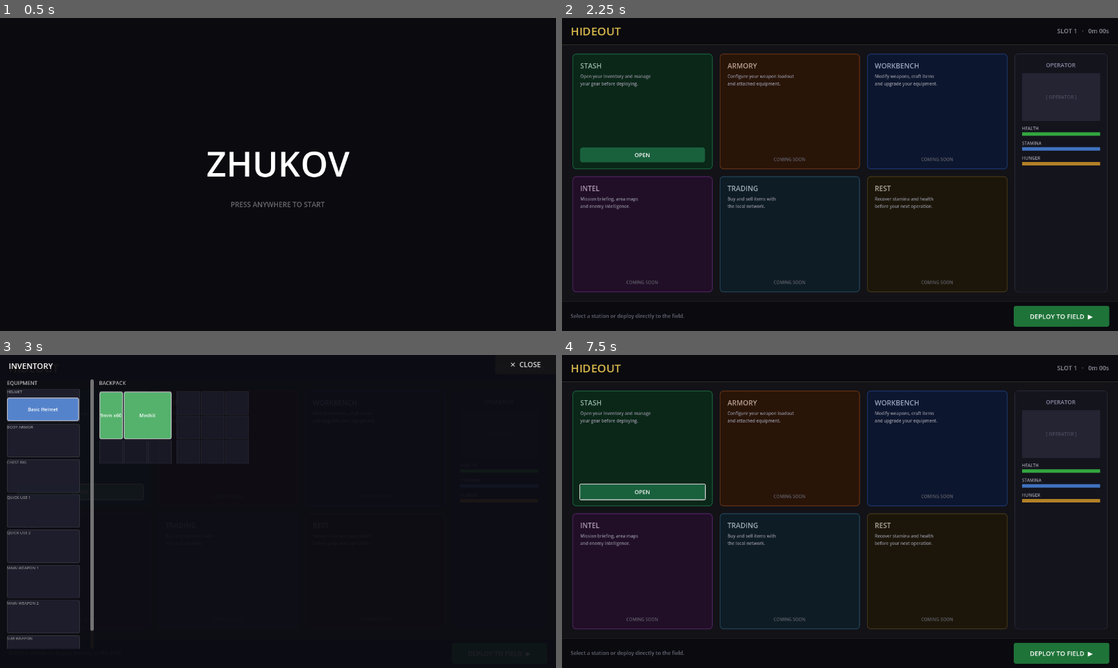
Above: before the commit, frames 1-4 (two rows, left to right).
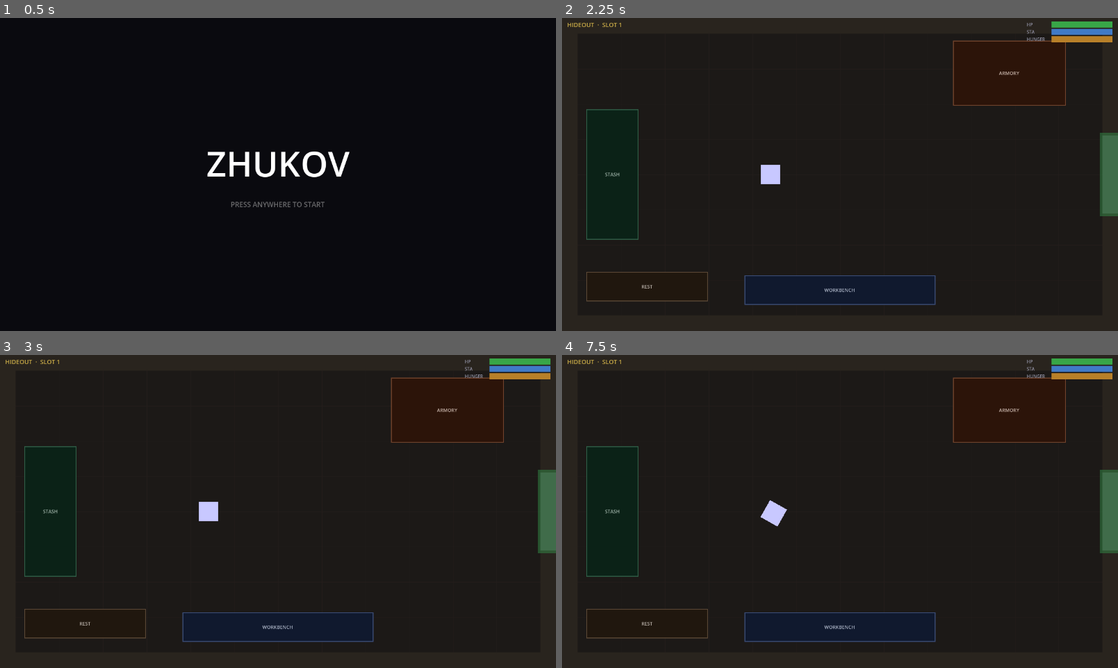
Above: after the commit, the same moments.

Repository: jklrjklr/zhukov
Game: Godot game, scene res://title.tscn
Same seed, same stepped clock (60 frames per second), same inputs: the game is played once before the commit and once after it. Before the commit the project starts from res://main.tscn.
Inputs (mouse positions are in pixels of both pictures, inside the frame that each line leads up to):
- Up to frame 1 (0.5 s): no input
- Up to frame 2 (2.25 s): tap Enter at 0.5 s; move the mouse to (962, 158) at 0.52 s; click (962, 158) at 0.67 s; click "START" at 1.25 s; click "SLOT 1 — New Game" at 2 s
- Up to frame 3 (3 s): click (77, 492) at 2.75 s, where only the run before the commit has a clickable "OPEN"
- Up to frame 4 (7.5 s): click (1062, 652) at 3.5 s, where only the run before the commit has a clickable "DEPLOY TO FIELD ▶"; click (639, 492) at 4.25 s, where only the run before the commit has a clickable "OPEN"; click (1062, 652) at 5 s, where only the run before the commit has a clickable "DEPLOY TO FIELD ▶"; click (639, 492) at 5.75 s, where only the run before the commit has a clickable "OPEN"; click (1062, 652) at 6.5 s, where only the run before the commit has a clickable "DEPLOY TO FIELD ▶"; tap Space at 7.25 s; drag from (728, 527) to (812, 574) at 7.27 s

Frame 1 is identical in both runs. In frame 2, 25% of the frame differs, in the area x 0-100%, y 0-100%; in frame 3, 26%; in frame 4, 25%.

Commit message:
Replace safehouse UI overlay with a playable 2D room
The safehouse is now a real Node2D scene the player walks around in.
Entry point changes to title.tscn (title → main menu); selecting a save
slot loads GameState and changes scene to safehouse/Safehouse.tscn; from
there DEPLOY changes scene to main.tscn (the field).

GameState autoload persists save_slot, playtime, and save_data across all
scene transitions. The safehouse builds its room programmatically: concrete
floor with grid lines, collision walls with a door gap on the east side,
five physical station objects (STASH, ARMORY, WORKBENCH, REST, EXIT). The
player walks with the joystick; interaction buttons float above each station
and appear only when the player is within 130 px. STASH opens the inventory
UI; EXIT serialises inventory back to GameState and deploys to the field.

https://claude.ai/code/session_012v9MvoDXPfKFaXjuVB4qrQ

Diff:
--- /dev/null
+++ b/GameState.gd
@@ -0,0 +1,19 @@
+extends Node
+
+var save_slot: int   = -1
+var playtime:  float = 0.0
+var save_data: Dictionary = {}
+
+func load_slot(slot: int) -> void:
+	save_slot = slot
+	save_data = {}
+	var path := "user://save_slot_%d.json" % slot
+	if not FileAccess.file_exists(path):
+		return
+	var f := FileAccess.open(path, FileAccess.READ)
+	if f == null:
+		return
+	var parsed: Variant = JSON.parse_string(f.get_as_text())
+	if parsed is Dictionary:
+		save_data = parsed as Dictionary
+	playtime = float(save_data.get("playtime", 0.0))
--- a/main.gd
+++ b/main.gd
@@ -1,66 +1,33 @@
 extends Node2D
 
-var _playtime: float  = 0.0
-var _game_active: bool = false
-var _pause_menu: PauseMenu = null
+var _playtime:    float = 0.0
+var _game_active: bool  = false
+var _pause_menu:  PauseMenu = null
 
 func _ready() -> void:
-	_hide_game()
-	var title := TitleScreen.new()
-	add_child(title)
-	title.start_pressed.connect(func():
-		title.queue_free()
-		_open_main_menu())
+	var slot      := GameState.save_slot
+	var save_data := GameState.save_data
 
-func _open_main_menu() -> void:
-	var menu := MainMenu.new()
-	add_child(menu)
-	menu.slot_selected.connect(_load_slot)
-	menu.exit_requested.connect(func(): get_tree().quit())
+	# Fallback for running main.tscn directly during dev
+	if slot < 0:
+		slot = 0
 
-func _process(delta: float) -> void:
-	if _game_active and not get_tree().paused:
-		_playtime += delta
-		if _pause_menu != null:
-			_pause_menu.playtime = _playtime
+	_playtime = GameState.playtime
 
-func _hide_game() -> void:
-	for node: Node in [$GridBackground, $Player, $HUD, $AdsOverlay, $InventoryUI]:
-		node.visible = false
-	$Player.process_mode = Node.PROCESS_MODE_DISABLED
-	$HUD.process_mode    = Node.PROCESS_MODE_DISABLED
+	var player:        Player            = $Player
+	var inventory_sys: InventorySystem   = $Player/InventorySystem
+	var inventory_ui:  CanvasLayer       = $InventoryUI
 
-# ── Slot selected → setup everything → open safehouse ────────────────────────
-
-func _load_slot(slot: int) -> void:
-	for child in get_children():
-		if child is MainMenu:
-			child.queue_free()
-
-	# Load save
-	var slot_path := MainMenu.save_path(slot)
-	var save_data: Dictionary = {}
-	if FileAccess.file_exists(slot_path):
-		var f := FileAccess.open(slot_path, FileAccess.READ)
-		var parsed: Variant = JSON.parse_string(f.get_as_text())
-		if parsed is Dictionary:
-			save_data = parsed
-	_playtime = float(save_data.get("playtime", 0.0))
-
-	var player: Player                 = $Player
-	var inventory_sys: InventorySystem = $Player/InventorySystem
-	var inventory_ui: CanvasLayer      = $InventoryUI
-
-	# Inventory: restore from save or seed fresh
 	if save_data.has("inventory"):
 		inventory_sys.load_from_dict(save_data["inventory"])
 	else:
 		_seed_demo_items(inventory_sys)
+
 	inventory_ui.setup(inventory_sys)
 	inventory_ui.visibility_changed.connect(func():
 		TouchInputHandler.joystick_disabled = inventory_ui.visible)
+	$HUD.inventory_requested.connect(inventory_ui.toggle)
 
-	# Restore player state
 	if save_data.has("health"):
 		player.health     = int(save_data["health"])
 		player.max_health = int(save_data.get("max_health", 100))
@@ -73,19 +40,12 @@
 		player.survival.hunger  = float(sv.get("hunger",  100.0))
 		player.survival.thirst  = float(sv.get("thirst",  100.0))
 
-	# Wire ADS (once)
 	var ads_overlay: CanvasLayer = $AdsOverlay
-	if not player.entered_ads.is_connected(ads_overlay.show_ads):
-		player.entered_ads.connect(ads_overlay.show_ads)
-		player.exited_ads.connect(ads_overlay.hide_ads)
-		$HUD.ads_pressed.connect(_on_ads_pressed)
-		$HUD.ads_released.connect(player.on_ads_released)
+	player.entered_ads.connect(ads_overlay.show_ads)
+	player.exited_ads.connect(ads_overlay.hide_ads)
+	$HUD.ads_pressed.connect(_on_ads_pressed)
+	$HUD.ads_released.connect(player.on_ads_released)
 
-	# Wire HUD inventory (once)
-	if not $HUD.inventory_requested.is_connected(inventory_ui.toggle):
-		$HUD.inventory_requested.connect(inventory_ui.toggle)
-
-	# Screen effects + pause menu (created fresh each slot load)
 	var screen_fx := ScreenEffects.new()
 	add_child(screen_fx)
 
@@ -97,21 +57,15 @@
 	$HUD.pause_requested.connect(_pause_menu.open)
 	_pause_menu.edit_layout_requested.connect($HUD.begin_layout_edit)
 
-	# Show safehouse
-	var safehouse := Safehouse.new()
-	safehouse.setup(slot, _playtime, player, inventory_ui)
-	add_child(safehouse)
-	safehouse.deployed.connect(_deploy_to_field)
+	_game_active = true
 
-# ── Deploy: remove safehouse, start field ─────────────────────────────────────
 
-func _deploy_to_field() -> void:
-	$InventoryUI.layer   = 1
-	$Player.process_mode = Node.PROCESS_MODE_INHERIT
-	$HUD.process_mode    = Node.PROCESS_MODE_INHERIT
-	for node: Node in [$GridBackground, $Player, $HUD, $AdsOverlay]:
-		node.visible = true
-	_game_active = true
+func _process(delta: float) -> void:
+	if _game_active and not get_tree().paused:
+		_playtime += delta
+		if _pause_menu != null:
+			_pause_menu.playtime = _playtime
+		GameState.playtime = _playtime
 
 
 func _on_ads_pressed() -> void:
--- a/project.godot
+++ b/project.godot
@@ -13,13 +13,14 @@
 config/name="Zhukov"
 config/features=PackedStringArray("4.5", "Forward Plus")
 config/icon="res://icon.svg"
-run/main_scene="res://main.tscn"
+run/main_scene="res://title.tscn"
 
 [autoload]
 
 TouchInputHandler="*res://player/TouchInputHandler.gd"
 BulletSpawner="*res://bullets/BulletSpawner.gd"
 ItemDB="*res://weapons/ItemDB.gd"
+GameState="*res://GameState.gd"
 
 [display]
 
--- /dev/null
+++ b/safehouse/Safehouse.tscn
@@ -0,0 +1,6 @@
+[gd_scene load_steps=2 format=3]
+
+[ext_resource type="Script" path="res://safehouse/SafehouseScene.gd" id="1"]
+
+[node name="Safehouse" type="Node2D"]
+script = ExtResource("1")
--- /dev/null
+++ b/safehouse/SafehouseScene.gd
@@ -0,0 +1,376 @@
+class_name SafehouseScene
+extends Node2D
+
+# Room constants (matches 1280×720 viewport, camera centred at 640,360)
+const RW       := 1280.0
+const RH       := 720.0
+const WALL_T   := 36.0
+const MOVE_SPD := 160.0
+const INTERACT_RADIUS := 130.0
+
+# Station definitions: name, description, rect (pos+size), accent colour, active
+const _STATIONS := [
+	{
+		"id": "stash",
+		"name": "STASH",
+		"desc": "Manage your inventory",
+		"rect": Rect2(56, 210, 120, 300),
+		"color": Color(0.10, 0.30, 0.20),
+		"active": true,
+	},
+	{
+		"id": "exit",
+		"name": "EXIT",
+		"desc": "Deploy to the field",
+		"rect": Rect2(1190, 270, 54, 180),
+		"color": Color(0.15, 0.48, 0.22),
+		"active": true,
+	},
+	{
+		"id": "armory",
+		"name": "ARMORY",
+		"desc": "Configure your loadout",
+		"rect": Rect2(900, 52, 260, 150),
+		"color": Color(0.38, 0.18, 0.08),
+		"active": false,
+	},
+	{
+		"id": "workbench",
+		"name": "WORKBENCH",
+		"desc": "Modify weapons & craft",
+		"rect": Rect2(420, 592, 440, 68),
+		"color": Color(0.14, 0.22, 0.40),
+		"active": false,
+	},
+	{
+		"id": "bed",
+		"name": "REST",
+		"desc": "Recover stamina & health",
+		"rect": Rect2(56, 584, 280, 68),
+		"color": Color(0.28, 0.20, 0.12),
+		"active": false,
+	},
+]
+
+var _player: CharacterBody2D
+var _player_sprite: Sprite2D
+var _inv_sys: InventorySystem
+var _inv_ui: CanvasLayer
+var _interact_btns: Dictionary = {}   # station id → Button
+var _playtime: float = 0.0
+
+# ── Build ─────────────────────────────────────────────────────────────────────
+
+func _ready() -> void:
+	_playtime = GameState.playtime
+	_build_floor()
+	_build_walls()
+	_build_station_visuals()
+	_build_player()
+	_build_camera()
+	_build_inventory()
+	_build_ui()
+
+func _build_floor() -> void:
+	var floor_bg := ColorRect.new()
+	floor_bg.position = Vector2(WALL_T, WALL_T)
+	floor_bg.size     = Vector2(RW - WALL_T * 2, RH - WALL_T * 2)
+	floor_bg.color    = Color(0.11, 0.10, 0.09)
+	add_child(floor_bg)
+
+	# Subtle grid lines
+	for i in range(1, 8):
+		var h := ColorRect.new()
+		h.color    = Color(0.14, 0.12, 0.11)
+		h.position = Vector2(WALL_T, WALL_T + i * ((RH - WALL_T * 2) / 8.0))
+		h.size     = Vector2(RW - WALL_T * 2, 1)
+		add_child(h)
+	for i in range(1, 12):
+		var v := ColorRect.new()
+		v.color    = Color(0.14, 0.12, 0.11)
+		v.position = Vector2(WALL_T + i * ((RW - WALL_T * 2) / 12.0), WALL_T)
+		v.size     = Vector2(1, RH - WALL_T * 2)
+		add_child(v)
+
+func _build_walls() -> void:
+	var wall_col := Color(0.16, 0.14, 0.12)
+
+	# North wall
+	_solid_wall(Vector2(0, 0),            Vector2(RW, WALL_T),      wall_col)
+	# South wall
+	_solid_wall(Vector2(0, RH - WALL_T),  Vector2(RW, WALL_T),      wall_col)
+	# West wall
+	_solid_wall(Vector2(0, WALL_T),       Vector2(WALL_T, RH - WALL_T * 2), wall_col)
+	# East wall – two segments with door gap at y 270–450
+	_solid_wall(Vector2(RW - WALL_T, WALL_T),       Vector2(WALL_T, 234),        wall_col)
+	_solid_wall(Vector2(RW - WALL_T, WALL_T + 234 + 180), Vector2(WALL_T, RH - WALL_T * 2 - 234 - 180), wall_col)
+
+	# Door frame accent
+	var frame := ColorRect.new()
+	frame.position = Vector2(RW - WALL_T - 6, WALL_T + 234 - 6)
+	frame.size     = Vector2(WALL_T + 6, 180 + 12)
+	frame.color    = Color(0.20, 0.55, 0.28, 0.5)
+	add_child(frame)
+
+func _solid_wall(pos: Vector2, sz: Vector2, col: Color) -> void:
+	var vis := ColorRect.new()
+	vis.position = pos
+	vis.size     = sz
+	vis.color    = col
+	add_child(vis)
+
+	var body := StaticBody2D.new()
+	var shape := CollisionShape2D.new()
+	var rect  := RectangleShape2D.new()
+	rect.size        = sz
+	shape.position   = pos + sz * 0.5
+	shape.shape      = rect
+	body.add_child(shape)
+	add_child(body)
+
+func _build_station_visuals() -> void:
+	for s: Dictionary in _STATIONS:
+		var r: Rect2   = s["rect"]
+		var ac: Color  = s["color"]
+		var id: String = s["id"]
+
+		if id == "exit":
+			continue  # exit is just the door frame, built in _build_walls
+
+		# Background fill
+		var bg := ColorRect.new()
+		bg.position = r.position
+		bg.size     = r.size
+		bg.color    = ac.darkened(0.55)
+		add_child(bg)
+
+		# Accent border
+		for edge in [
+			Rect2(r.position,                         Vector2(r.size.x, 2)),  # top
+			Rect2(r.position + Vector2(0, r.size.y-2), Vector2(r.size.x, 2)),  # bottom
+			Rect2(r.position,                         Vector2(2, r.size.y)),  # left
+			Rect2(r.position + Vector2(r.size.x-2, 0), Vector2(2, r.size.y)), # right
+		]:
+			var line := ColorRect.new()
+			line.position = edge.position
+			line.size     = edge.size
+			line.color    = ac.lightened(0.1)
+			add_child(line)
+
+		# Name label on the object
+		var lbl := Label.new()
+		lbl.text = s["name"]
+		lbl.horizontal_alignment = HORIZONTAL_ALIGNMENT_CENTER
+		lbl.add_theme_font_size_override("font_size", 11)
+		lbl.add_theme_color_override("font_color", ac.lightened(0.6))
+		lbl.position = r.position + Vector2(0, r.size.y * 0.5 - 8)
+		lbl.size     = Vector2(r.size.x, 18)
+		add_child(lbl)
+
+func _build_player() -> void:
+	_player = CharacterBody2D.new()
+	_player.position = Vector2(480, 360)
+	_player.motion_mode = CharacterBody2D.MOTION_MODE_FLOATING
+
+	_player_sprite = Sprite2D.new()
+	_player_sprite.texture = load("res://assets/Player.png")
+	_player_sprite.scale   = Vector2(0.7, 0.7)
+	_player.add_child(_player_sprite)
+
+	var col   := CollisionShape2D.new()
+	var shape := CapsuleShape2D.new()
+	shape.radius       = 10.0
+	shape.height       = 30.0
+	col.rotation       = PI / 2
+	col.scale          = Vector2(4, 4)
+	col.shape          = shape
+	_player.add_child(col)
+
+	add_child(_player)
+
+func _build_camera() -> void:
+	var cam := Camera2D.new()
+	cam.position = Vector2(RW / 2, RH / 2)
+	add_child(cam)
+
+func _build_inventory() -> void:
+	_inv_sys = InventorySystem.new()
+	add_child(_inv_sys)
+
+	if GameState.save_data.has("inventory"):
+		_inv_sys.load_from_dict(GameState.save_data["inventory"])
+	else:
+		_seed_items()
+
+	_inv_ui = load("res://inventory/ui/InventoryUI.tscn").instantiate() as CanvasLayer
+	_inv_ui.layer = 10
+	add_child(_inv_ui)
+	_inv_ui.setup(_inv_sys)
+
+	_inv_ui.visibility_changed.connect(func():
+		TouchInputHandler.joystick_disabled = _inv_ui.visible)
+
+func _seed_items() -> void:
+	var helmet := Item.new()
+	helmet.item_id      = "helmet_basic"
+	helmet.display_name = "Basic Helmet"
+	helmet.type         = "helmet"
+	helmet.grid_size    = Vector2i(1, 1)
+	_inv_sys.equip("helmet", helmet)
+
+	var ammo := Item.new()
+	ammo.item_id      = "ammo_9mm"
+	ammo.display_name = "9mm x60"
+	ammo.type         = "consumable"
+	ammo.grid_size    = Vector2i(1, 2)
+	ammo.quantity     = 60
+	_inv_sys.auto_add_to_backpack(ammo)
+
+	var medkit := Item.new()
+	medkit.item_id      = "medkit"
+	medkit.display_name = "Medkit"
+	medkit.type         = "consumable"
+	medkit.grid_size    = Vector2i(2, 2)
+	_inv_sys.auto_add_to_backpack(medkit)
+
+# ── Interaction UI ────────────────────────────────────────────────────────────
+
+func _build_ui() -> void:
+	var layer := CanvasLayer.new()
+	layer.layer = 5
+	add_child(layer)
+
+	# Header: room name + playtime
+	var header := _make_header_label()
+	layer.add_child(header)
+
+	# Player stat bars (top-right)
+	layer.add_child(_make_stat_panel())
+
+	# One floating button per station
+	for s: Dictionary in _STATIONS:
+		var r: Rect2   = s["rect"]
+		var id: String = s["id"]
+		var active: bool = s["active"]
+
+		var btn := Button.new()
+		btn.text    = s["name"]
+		btn.visible = false
+		btn.add_theme_font_size_override("font_size", 13)
+		btn.add_theme_color_override("font_color", Color.WHITE)
+		btn.custom_minimum_size = Vector2(120, 38)
+
+		var col: Color = s["color"]
+		var sty := StyleBoxFlat.new()
+		sty.bg_color = col if active else Color(0.25, 0.25, 0.30)
+		sty.set_corner_radius_all(5)
+		btn.add_theme_stylebox_override("normal", sty)
+		var sty_h := sty.duplicate() as StyleBoxFlat
+		sty_h.bg_color = (col.lightened(0.2) if active else Color(0.30, 0.30, 0.36))
+		btn.add_theme_stylebox_override("hover", sty_h)
+
+		if active:
+			var captured_id := id
+			btn.pressed.connect(func(): _on_station_action(captured_id))
+		else:
+			btn.disabled = true
+
+		# Position button above station centre (screen coords = world coords here)
+		var cx: float = r.position.x + r.size.x * 0.5
+		var cy: float = r.position.y - 46
+		btn.position = Vector2(cx - 60, cy)
+
+		layer.add_child(btn)
+		_interact_btns[id] = btn
+
+func _make_header_label() -> Label:
+	var lbl := Label.new()
+	lbl.text = "HIDEOUT  ·  SLOT %d" % (GameState.save_slot + 1)
+	lbl.position = Vector2(12, 6)
+	lbl.add_theme_font_size_override("font_size", 14)
+	lbl.add_theme_color_override("font_color", Color(0.80, 0.68, 0.28))
+	return lbl
+
+func _make_stat_panel() -> Control:
+	var vb := VBoxContainer.new()
+	vb.position = Vector2(RW - 210, 8)
+	vb.add_theme_constant_override("separation", 3)
+
+	var hp := int(GameState.save_data.get("health", 100))
+	var hp_max := int(GameState.save_data.get("max_health", 100))
+	var sv: Dictionary = GameState.save_data.get("survival",
+		{"stamina": 100.0, "hunger": 100.0, "thirst": 100.0})
+
+	_add_stat(vb, "HP",     Color(0.22, 0.65, 0.28), float(hp) / float(hp_max))
+	_add_stat(vb, "STA",    Color(0.25, 0.48, 0.78), float(sv.get("stamina", 100.0)) / 100.0)
+	_add_stat(vb, "HUNGER", Color(0.72, 0.50, 0.16), float(sv.get("hunger",  100.0)) / 100.0)
+
+	return vb
+
+func _add_stat(parent: VBoxContainer, label: String, col: Color, ratio: float) -> void:
+	var hbox := HBoxContainer.new()
+	hbox.add_theme_constant_override("separation", 5)
+	parent.add_child(hbox)
+
+	var lbl := Label.new()
+	lbl.text = label
+	lbl.custom_minimum_size = Vector2(52, 0)
+	lbl.add_theme_font_size_override("font_size", 10)
+	lbl.add_theme_color_override("font_color", Color(0.58, 0.58, 0.65))
+	hbox.add_child(lbl)
+
+	var bg := PanelContainer.new()
+	bg.custom_minimum_size = Vector2(140, 10)
+	var s_bg := StyleBoxFlat.new()
+	s_bg.bg_color = Color(0.15, 0.15, 0.20)
+	s_bg.set_corner_radius_all(3)
+	bg.add_theme_stylebox_override("panel", s_bg)
+
+	var fill := ColorRect.new()
+	fill.color = col
+	fill.size  = Vector2(140.0 * clampf(ratio, 0.0, 1.0), 10)
+	fill.set_anchors_preset(Control.PRESET_LEFT_WIDE)
+	bg.add_child(fill)
+	hbox.add_child(bg)
+
+# ── Runtime ───────────────────────────────────────────────────────────────────
+
+func _physics_process(delta: float) -> void:
+	_playtime += delta
+	_move_player(delta)
+	_update_interactions()
+
+func _move_player(delta: float) -> void:
+	var dir := TouchInputHandler.get_move_vector()
+	if dir.length_squared() > 0.01:
+		_player.velocity = dir * MOVE_SPD
+		_player_sprite.rotation = dir.angle() + PI * 0.5
+	else:
+		_player.velocity = _player.velocity.move_toward(Vector2.ZERO, MOVE_SPD * 8.0 * delta)
+	_player.move_and_slide()
+
+func _update_interactions() -> void:
+	var pp := _player.position
+	for s: Dictionary in _STATIONS:
+		var id: String = s["id"]
+		if not _interact_btns.has(id):
+			continue
+		var r: Rect2  = s["rect"]
+		var centre    := r.position + r.size * 0.5
+		var dist      := pp.distance_to(centre)
+		_interact_btns[id].visible = (dist < INTERACT_RADIUS)
+
+# ── Station actions ───────────────────────────────────────────────────────────
+
+func _on_station_action(id: String) -> void:
+	match id:
+		"stash":
+			_inv_ui.toggle()
+		"exit":
+			_deploy()
+
+func _deploy() -> void:
+	# Persist state back to GameState
+	GameState.save_data["inventory"] = _inv_sys.to_dict()
+	GameState.playtime = _playtime
+	get_tree().change_scene_to_file("res://main.tscn")
--- /dev/null
+++ b/title.gd
@@ -0,0 +1,18 @@
+extends Node2D
+
+func _ready() -> void:
+	var title := TitleScreen.new()
+	add_child(title)
+	title.start_pressed.connect(func():
+		title.queue_free()
+		_open_menu())
+
+func _open_menu() -> void:
+	var menu := MainMenu.new()
+	add_child(menu)
+	menu.slot_selected.connect(_on_slot)
+	menu.exit_requested.connect(func(): get_tree().quit())
+
+func _on_slot(slot: int) -> void:
+	GameState.load_slot(slot)
+	get_tree().change_scene_to_file("res://safehouse/Safehouse.tscn")
--- /dev/null
+++ b/title.tscn
@@ -0,0 +1,6 @@
+[gd_scene load_steps=2 format=3]
+
+[ext_resource type="Script" path="res://title.gd" id="1"]
+
+[node name="Title" type="Node2D"]
+script = ExtResource("1")
Not shown, added: GameState.gd.uid
Not shown, added: safehouse/SafehouseScene.gd.uid
Not shown, added: title.gd.uid
